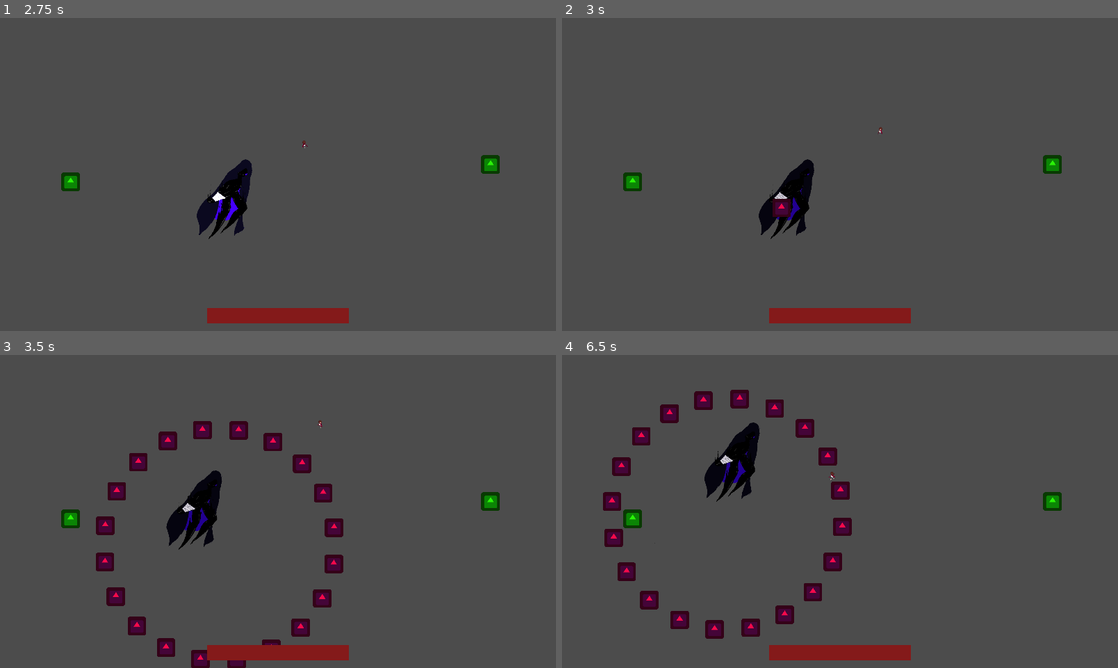
Above: before the commit, frames 1-4 (two rows, left to right).
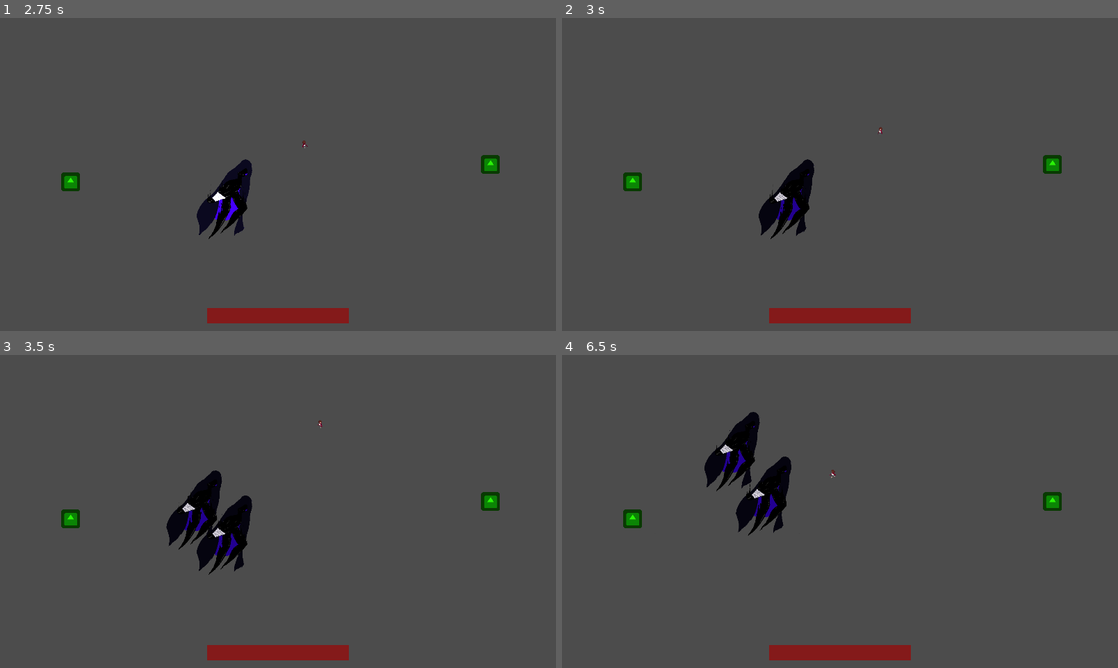
Above: after the commit, the same moments.

Repository: LadyVolk/The-Modern-Triad
Game: Godot game, scene res://Level.tscn
The game is run twice, just before and just after one commit, with the same random seed, the same clock (stepped at 60 frames per second) and the same inputs. The engine's default icon, where the game draws it, is replaced by a stand-in: a white triangle on a blue panel in a dark square.
Inputs (mouse positions are in pixels of both pictures, inside the frame that each line leads up to):
- Up to frame 1 (2.75 s): move the mouse to (400, 158) at 0.52 s; press the mouse at (400, 158) at 0.53 s; hold D (player_right) 0.53-1.28 s; move the mouse to (166, 190) at 1.27 s; release the mouse at (166, 190) at 1.28 s; hold S (player_down) 1.28-2.03 s; right-click (166, 190) at 1.35 s; click (166, 190) at 1.55 s; move the mouse to (333, 105) at 2.02 s; hold D (player_right) from 2.03 s (still down); hold Space (player_dash) from 2.03 s (still down); click (333, 105) at 2.3 s
- Up to frame 2 (3 s): move the mouse to (812, 237) at 2.77 s; release D (player_right) at 2.78 s; release Space (player_dash) at 2.78 s; hold W (player_up) from 2.78 s (still down); click (812, 237) at 2.85 s
- Up to frame 3 (3.5 s): keep holding W (player_up)
- Up to frame 4 (6.5 s): move the mouse to (1006, 558) at 3.52 s; release W (player_up) at 3.53 s; press the mouse at (1006, 558) at 3.53 s; hold A (player_left) 3.53-5.03 s; move the mouse to (673, 464) at 4.27 s; release the mouse at (673, 464) at 4.28 s; right-click (673, 464) at 4.35 s; click (673, 464) at 4.55 s; move the mouse to (867, 511) at 5.02 s; hold S (player_down) 5.03-5.78 s; hold Space (player_dash) 5.03-5.78 s; click (867, 511) at 5.3 s; move the mouse to (756, 433) at 5.77 s; hold D (player_right) from 5.78 s (still down); click (756, 433) at 5.85 s

Frame 1 is identical in both runs. In frame 2, 0.2% of the frame differs, in the area x 35-46%, y 49-71%; in frame 3, 4.9%; in frame 4, 6.2%, in the area x 7-53%, y 11-91%.

Commit message:
created fake boss for stage 3

Diff:
--- a/game/Bosses/Depression/Depression.gd
+++ b/game/Bosses/Depression/Depression.gd
@@ -6,12 +6,14 @@
 
 signal depression_shoot
 signal new_target_position
+signal create_delusion
 
 var target_destination
 var speed = 300
 var invincible = false
-var boss_state = 1
+var boss_state = 3
 var player = null
+var is_delusion = false
 
 export var health = 200
 
@@ -78,7 +80,7 @@
 		return -difference
 
 func _on_TimerPosition_timeout():
-	emit_signal("new_target_position")
+	emit_signal("new_target_position", self)
 
 func take_damage(damage):
 	if invincible:
@@ -111,6 +113,8 @@
 	$AnimationPlayer.play("idle")
 
 func change_state(new_stage):
+	if is_delusion:
+		return
 	boss_state = new_stage
 	invincible = true
 	$AnimationPlayer.play("change_state")
@@ -125,3 +129,10 @@
 		$Timer.wait_time = 3
 	if new_stage == 3:
 		pass
+
+
+func _on_TimerDelusion_timeout():
+	if is_delusion:
+		return
+	if boss_state == 3:
+		emit_signal("create_delusion", position)
--- a/game/Bosses/Depression/Depression.tscn
+++ b/game/Bosses/Depression/Depression.tscn
@@ -158,5 +158,10 @@
 anims/stun = SubResource( 4 )
 
 [node name="Tween" type="Tween" parent="."]
+
+[node name="TimerDelusion" type="Timer" parent="."]
+wait_time = 3.0
+autostart = true
 [connection signal="timeout" from="Timer" to="." method="_on_Timer_timeout"]
 [connection signal="timeout" from="TimerPosition" to="." method="_on_TimerPosition_timeout"]
+[connection signal="timeout" from="TimerDelusion" to="." method="_on_TimerDelusion_timeout"]
--- a/game/Level.gd
+++ b/game/Level.gd
@@ -4,6 +4,7 @@
 const SPEED_BOOST = preload("res://Bosses/Depression/SpeedBoost.tscn")
 const NEGATIVITY = preload("res://Bosses/Depression/Negativity.tscn")
 const FAKE_SPEED_BOOST = preload("res://Bosses/Depression/FakeSpeedBoost.tscn")
+const DELUSION_BOSS = preload("res://Bosses/Depression/Depression.tscn")
 
 onready var player = $Player
 onready var timer = $SpeedBoostTimer
@@ -17,6 +18,7 @@
 	player.connect("set_HUD", $GameHUD, "set_HUD")
 	boss.connect("depression_shoot", self, "boss_shoot")
 	boss.connect("new_target_position", self, "get_boss_position")
+	boss.connect("create_delusion", self, "create_delusion_boss")
 	create_boost()
 	create_boost()
 	boss.player = player
@@ -115,8 +117,8 @@
 						  rand_range(area.y-shape.extents.y, area.y+shape.extents.y))
 	return new_pos
 
-func get_boss_position():
-	boss.target_destination = random_position()
+func get_boss_position(boss_):
+	boss_.target_destination = random_position()
 
 
 func _on_SpeedBoostTimer_timeout():
@@ -125,3 +127,16 @@
 		create_fake_boost()
 	else:
 		create_boost()
+
+
+func create_delusion_boss(position):
+	var boss_instance = DELUSION_BOSS.instance()
+
+	$Delusions.add_child(boss_instance)
+	boss_instance.position = position
+	boss_instance.health = 1
+	boss_instance.is_delusion = true
+	boss_instance.connect("depression_shoot", self, "boss_shoot")
+	boss_instance.connect("new_target_position", self, "get_boss_position")
+	boss_instance.player = player
+	boss_instance.boss_state = 3
--- a/game/Level.tscn
+++ b/game/Level.tscn
@@ -52,6 +52,8 @@
 [node name="Player" parent="." instance=ExtResource( 1 )]
 position = Vector2( 467, 263 )
 
+[node name="Delusions" type="Node" parent="."]
+
 [node name="BoostSpawnAreaL" type="Area2D" parent="."]
 position = Vector2( 500, 500 )
 
Not shown: 2 places in game/Bosses/Depression/Depression.tscn that only renumber resources
